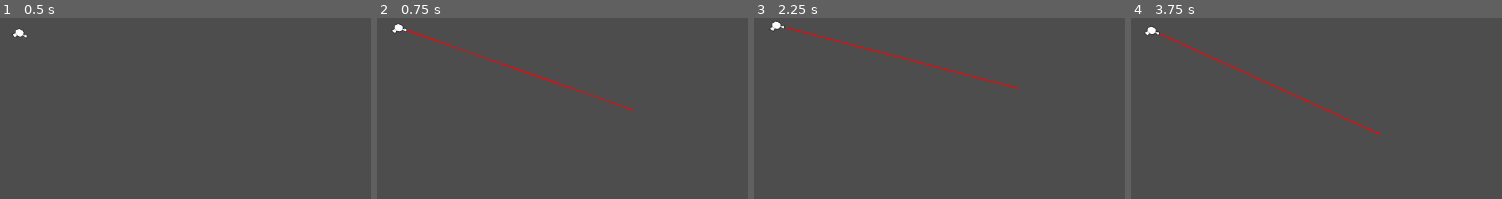
Above: before the commit, frames 1-4 (left to right).
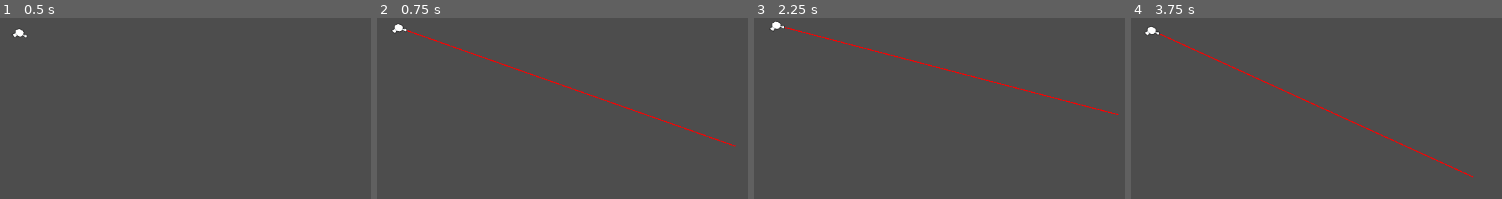
Above: after the commit, the same moments.

Repository: a-cerda/gmtk2024
Game: Godot game, scene res://scenes/gun.tscn
Same seed, same stepped clock (60 frames per second), same inputs: the game is played once before the commit and once after it.
Inputs (mouse positions are in pixels of both pictures, inside the frame that each line leads up to):
- Up to frame 1 (0.5 s): no input
- Up to frame 2 (0.75 s): tap Enter at 0.5 s; move the mouse to (outside the picture) at 0.52 s; press the mouse at (outside the picture) at 0.53 s; hold Right (right) from 0.53 s (still down)
- Up to frame 3 (2.25 s): tap Space (jump) at 0.77, 1.25, 1.52 s; right-click (outside the picture) at 0.8 s; move the mouse to (outside the picture) at 1.27 s; release the mouse at (outside the picture) at 1.28 s; right-click (outside the picture) at 1.35 s; click (outside the picture) at 1.55 s; tap Enter at 2 s; move the mouse to (outside the picture) at 2.02 s; release Right (right) at 2.03 s; press the mouse at (outside the picture) at 2.03 s; hold Left (left) from 2.03 s (still down)
- Up to frame 4 (3.75 s): right-click (outside the picture) at 2.3 s; tap Space (jump) at 2.75, 3.02 s; move the mouse to (outside the picture) at 2.77 s; release Left (left) at 2.78 s; release the mouse at (outside the picture) at 2.78 s; hold Right (right) from 2.78 s (still down); right-click (outside the picture) at 2.85 s; click (outside the picture) at 3.05 s; tap Enter at 3.5 s; move the mouse to (outside the picture) at 3.52 s; press the mouse at (outside the picture) at 3.53 s

Frame 1 is identical in both runs. In frame 2, 0.3% of the frame differs, in the area x 59-97%, y 43-72%; in frame 3, 0.2%; in frame 4, 0.3%.

Commit message:
gun beam gets longer over time

Diff:
--- a/scenes/beam_ray_cast.gd
+++ b/scenes/beam_ray_cast.gd
@@ -30,15 +30,24 @@
 		self.is_casting = true
 	elif event.is_action_released("enlarger_shot") or event.is_action_released("reducer_shot"):
 		self.is_casting = false
+		self.target_position = Vector2(0.0, 0.0)
 		self.beam_color = DEFAULT_COLOR
 
 
 func _physics_process(delta: float) -> void:
+	# Max length of the beam raycast
+	var max_beam_length = get_viewport().size.length() * 0.75
+	# If the player is shooting (or is casting) and the length is not the larger it can be
+	# make it grow!
+	if self.is_casting and self.target_position.length() <= max_beam_length and not is_colliding():
+		self.target_position += Vector2(delta * 5000.0, 0) # 5k
 	var cast_point := target_position
+
 	force_raycast_update()
-
 	if is_colliding():
 		cast_point = to_local(get_collision_point())
+		self.target_position = cast_point
+
 	%BeamLine.points[1] = cast_point
 
 
--- a/scenes/gun.tscn
+++ b/scenes/gun.tscn
@@ -20,7 +20,7 @@
 
 [node name="BeamRayCast" type="RayCast2D" parent="GunPivot/Pistol/BeamOrigin"]
 z_index = -1
-target_position = Vector2(700, 0)
+target_position = Vector2(10, 0)
 script = ExtResource("3_7i4dd")
 
 [node name="BeamLine" type="Line2D" parent="GunPivot/Pistol/BeamOrigin/BeamRayCast"]
